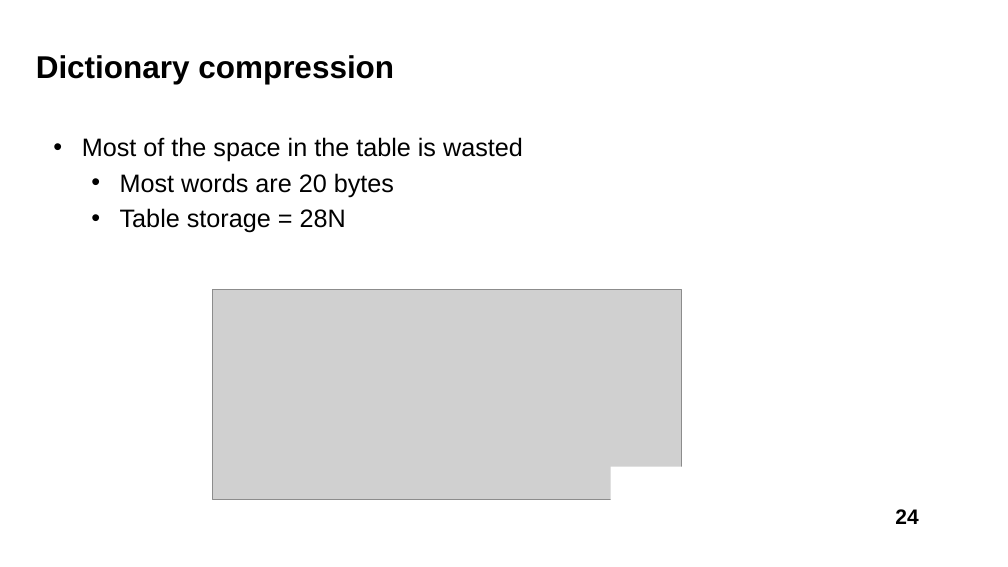
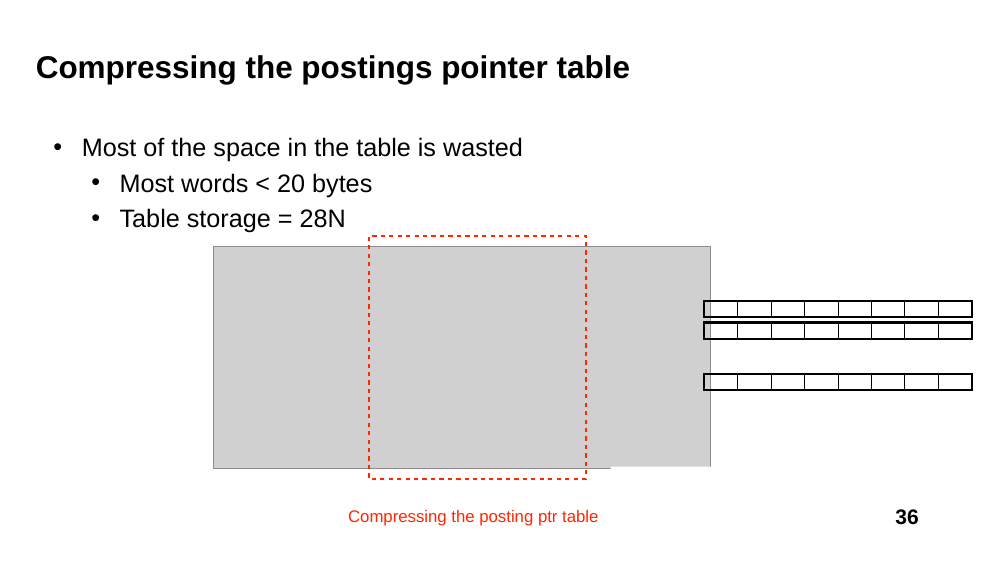
Before and after one commit to liususan091219/liususan091219.github.io, a slide deck: slide 36 of teaching/cs589_21f/slides/4_infr.pptx (slide 24 before the commit). Drawn at 1008x567 pixels with LibreOffice and Linux fonts; fonts in the diff are those of the drawing; grey boxes stand for pictures. Boxes give left, top, right and bottom in pixels: in the first picture for what was removed or moved away, otherwise in the second. Text is boxed around its words. In the diff, an @@ line names an element or a change of style, - is before the commit and + after.

```diff
--- a/teaching/cs589_21f/slides/4_infr.pptx
+++ b/teaching/cs589_21f/slides/4_infr.pptx
@@ title at (36, 55, 630, 84): text changed @@
-Dictionary compression
+Compressing the postings pointer table
@@ text at (120, 173, 372, 197): text changed @@
-  • Most words are 20 bytes
+  • Most words < 20 bytes
@@ rectangle added at (369, 236, 587, 479), outline #FF2600 2 pt @@
@@ picture: place and size @@
-picture at (212, 290, 682, 500)
+picture at (213, 247, 710, 469)
@@ group added at (705, 301, 972, 318): 4 rectangles, 1 line @@
@@ group added at (705, 323, 972, 340): 4 rectangles, 1 line @@
@@ group added at (705, 374, 972, 390): 4 rectangles, 1 line @@
@@ page number at (895, 509, 918, 525): text changed @@
-24
+36
@@ text added at (348, 510, 598, 526), 16 pt, text #FF2600 @@
+Compressing the posting ptr table
```
Also in this commit, not shown: 6 other slides changed, 38 slides added, 28 slides removed, 3 other files.
